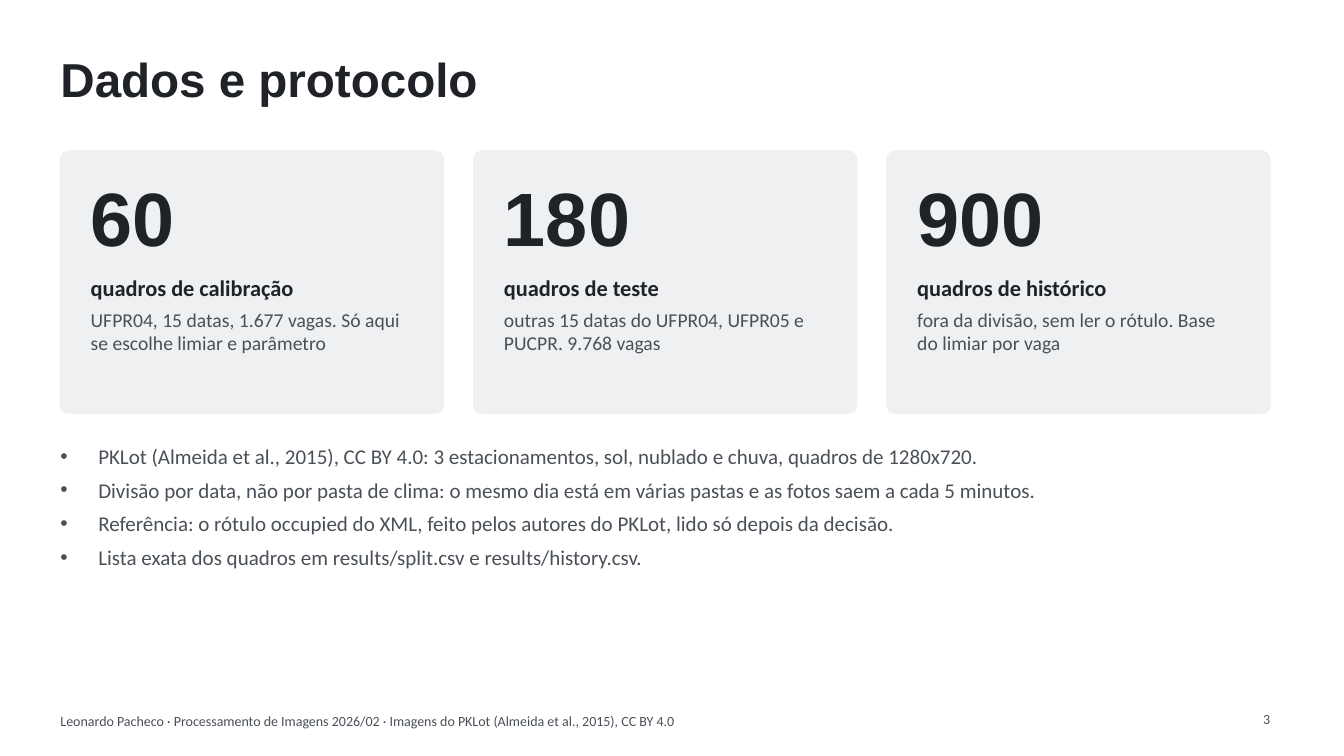
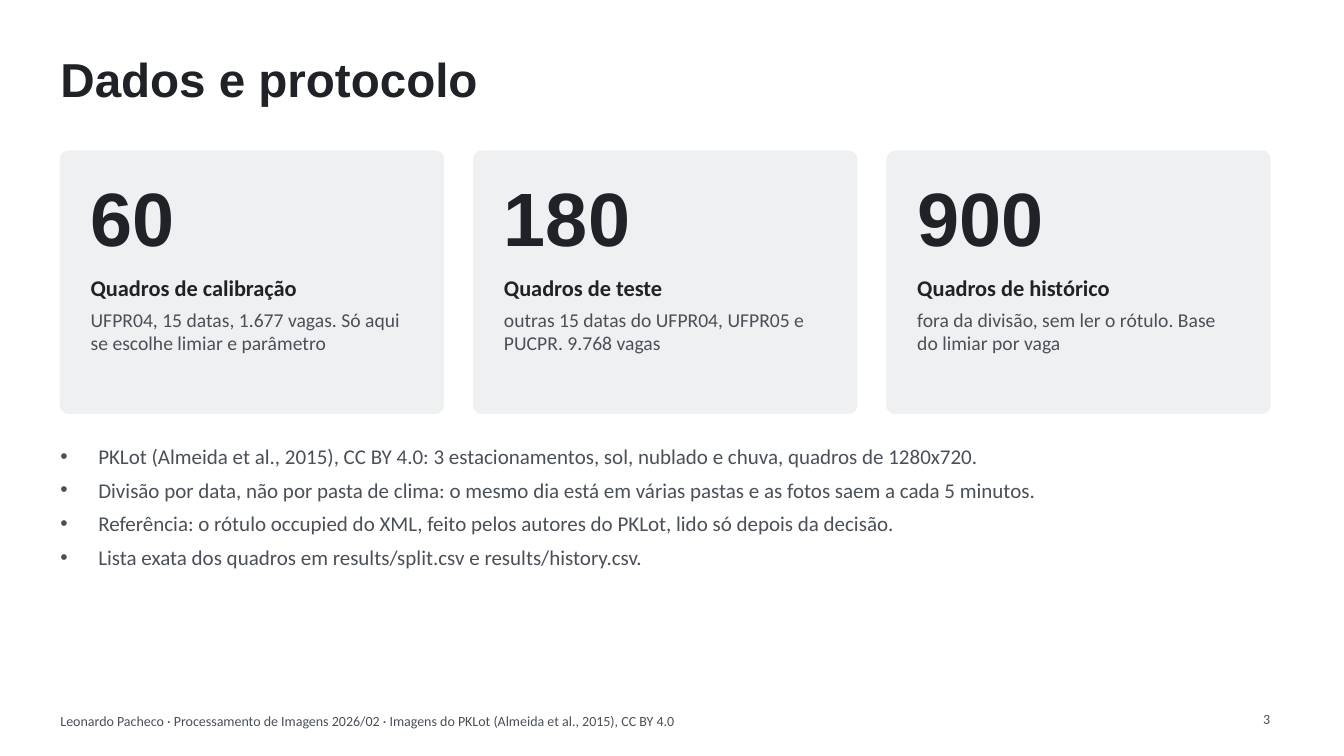
Before and after one commit to ThreeOneOneZero/pdi_parking_lot, a slide deck: slide 3 of slides/apresentacao_m3.pptx. Drawn at 1344x756 pixels with LibreOffice and Linux fonts; fonts in the diff are those of the drawing. Boxes give left, top, right and bottom in pixels: in the first picture for what was removed or moved away, otherwise in the second. Text is boxed around its words. In the diff, an @@ line names an element or a change of style, - is before the commit and + after.

```diff
--- a/slides/apresentacao_m3.pptx
+++ b/slides/apresentacao_m3.pptx
@@ text at (91, 280, 297, 300): text changed @@
-quadros de calibração
+Quadros de calibração
@@ text at (504, 280, 662, 299): text changed @@
-quadros de teste
+Quadros de teste
@@ text at (917, 280, 1109, 299): text changed @@
-quadros de histórico
+Quadros de histórico
```
Also in this commit, not shown: 6 other slides changed.
